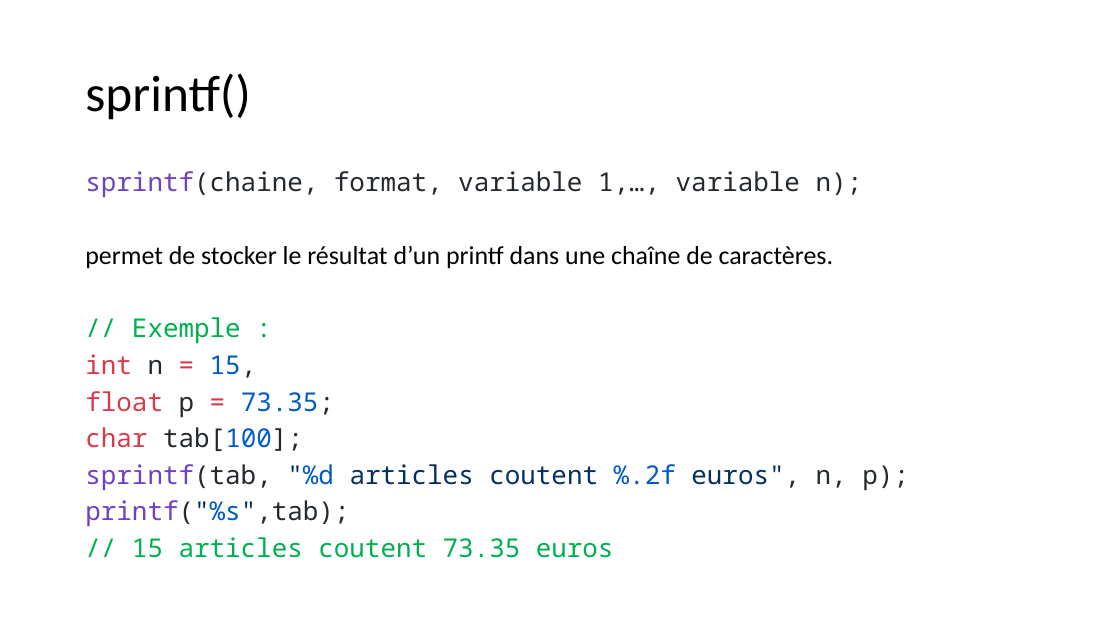
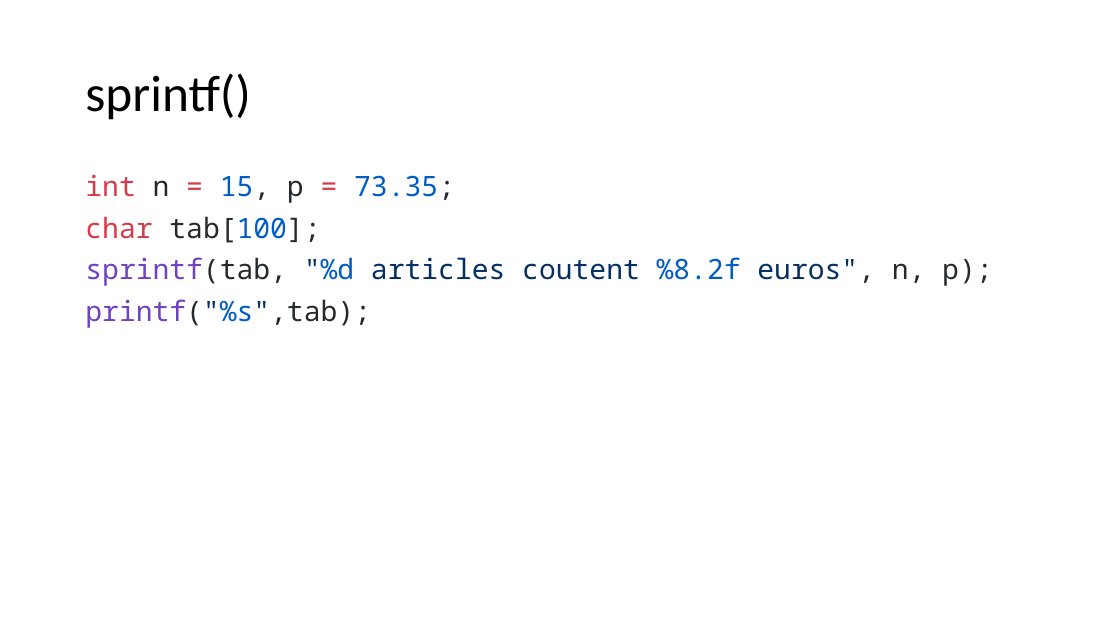
Before and after one commit to Firestorm49/bts-1, a slide deck: slide 22 of 02_C/03_Tableaux/tableaux.pptx (slide 25 before the commit). Drawn at 1120x630 pixels with LibreOffice and Linux fonts; fonts in the diff are those of the drawing. Boxes give left, top, right and bottom in pixels: in the first picture for what was removed or moved away, otherwise in the second. Text is boxed around its words. In the diff, an @@ line names an element or a change of style, - is before the commit and + after.

```diff
--- a/02_C/03_Tableaux/tableaux.pptx
+++ b/02_C/03_Tableaux/tableaux.pptx
@@ text at [85,174,455,203]: text changed; size 22.2 to 24 pt; text colour #000000 to #005CC5 @@
-sprintf(chaine, format, variable 1,…, variable n);
-permet de stocker le résultat d’un printf dans une chaîne de caractères.
-// Exemple :
-int n = 15,
-float p = 73.35;
+int n = 15, p = 73.35;
@@ text at [85,216,371,328]: size 22.2 to 24 pt in "char tab[100];", "printf("%s",tab);"; line spacing 0.8 to 0.9 @@
@@ text at [85,257,992,286]: text changed; size 22.2 to 24 pt @@
-sprintf(tab, "%d articles coutent %.2f euros", n, p);
+sprintf(tab, "%d articles coutent %8.2f euros", n, p);
@@ text at [132,537,614,558]: paragraph removed @@
-// 15 articles coutent 73.35 euros
```
Also in this commit, not shown: 10 other slides changed, 5 slides removed, 28 other files.
